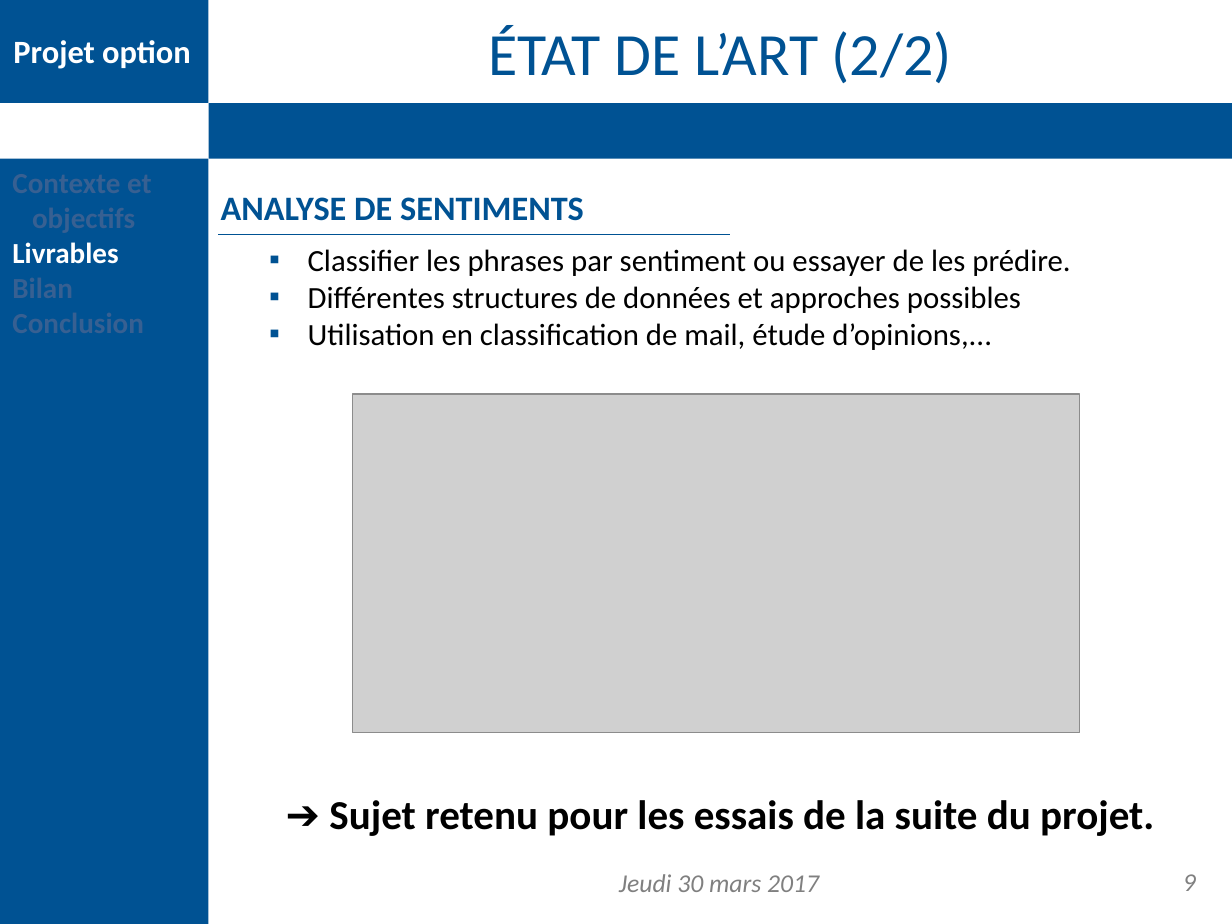
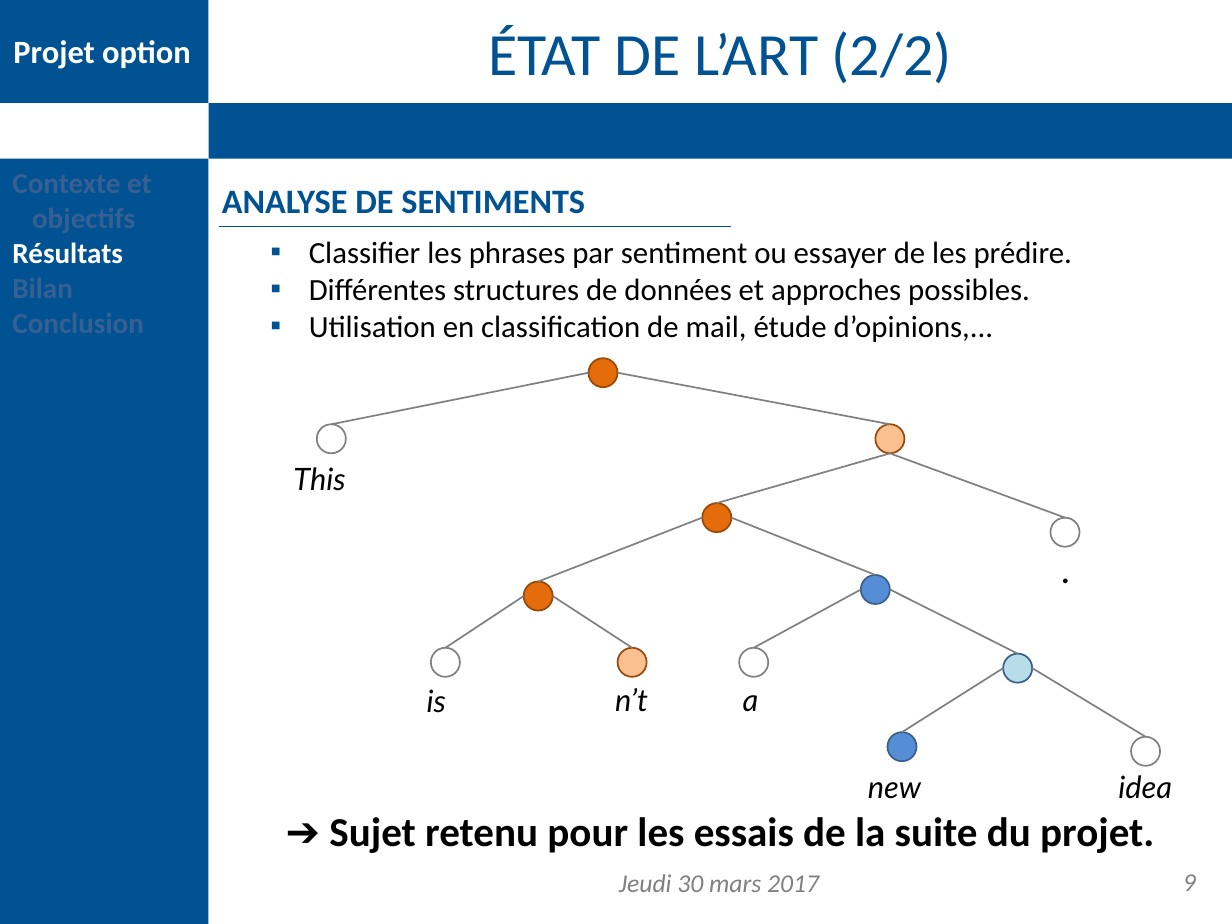
Before and after one commit to DDouteaux/Projet_option_info, a slide deck: slide 9 of Présentation finale/presentation_finale.pptx. Drawn at 1232x924 pixels with LibreOffice and Linux fonts; fonts in the diff are those of the drawing; grey boxes stand for pictures; background and template pictures are left out. Boxes give left, top, right and bottom in pixels: in the first picture for what was removed or moved away, otherwise in the second. Text is boxed around its words. In the diff, an @@ line names an element or a change of style, - is before the commit and + after.

```diff
--- a/Présentation finale/presentation_finale.pptx
+++ b/Présentation finale/presentation_finale.pptx
@@ text "ANALYSE DE SENTIMENTS": place and size @@
-text "ANALYSE DE SENTIMENTS" at box(221, 197, 584, 221)
+text "ANALYSE DE SENTIMENTS" at box(222, 190, 585, 214)
@@ line moved from (218, 234) - (731, 234) to (219, 227) - (731, 227) @@
@@ text "Classifier les phrases par sentiment ...": place and size @@
-text "Classifier les phrases par sentiment ..." at box(308, 249, 1070, 350)
+text "Classifier les phrases par sentiment ..." at box(309, 241, 1072, 342)
@@ text at box(12, 242, 123, 264): text changed @@
-Livrables
+Résultats
@@ text at box(309, 278, 1030, 305): text changed @@
-▪ Différentes structures de données et approches possibles
+▪ Différentes structures de données et approches possibles.
@@ picture removed at box(352, 394, 1080, 733) @@
@@ group added at box(293, 359, 1172, 799): 13 ellipses, 12 lines, 7 texts @@
+This
+is
+n’t
+a
+new
+idea
+.
@@ text "➔ Sujet retenu pour les ...": place and size @@
-text "➔ Sujet retenu pour les ..." at box(329, 800, 1154, 836)
+text "➔ Sujet retenu pour les ..." at box(329, 817, 1154, 853)
```
Also in this commit, not shown: 15 other slides changed, 1 other file.
